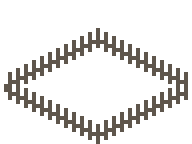
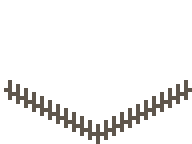
Two versions of the same layered image (192 x 144). Layer-by-layer changes:
renamed "Lines" to "E", painted on it over (x1=4, y1=80, x2=192, y2=92)
added layer "S" above "W" over (x1=4, y1=80, x2=28, y2=88)
renamed "Lines copy" to "W", hid it, painted on it over (x1=4, y1=28, x2=188, y2=88)
